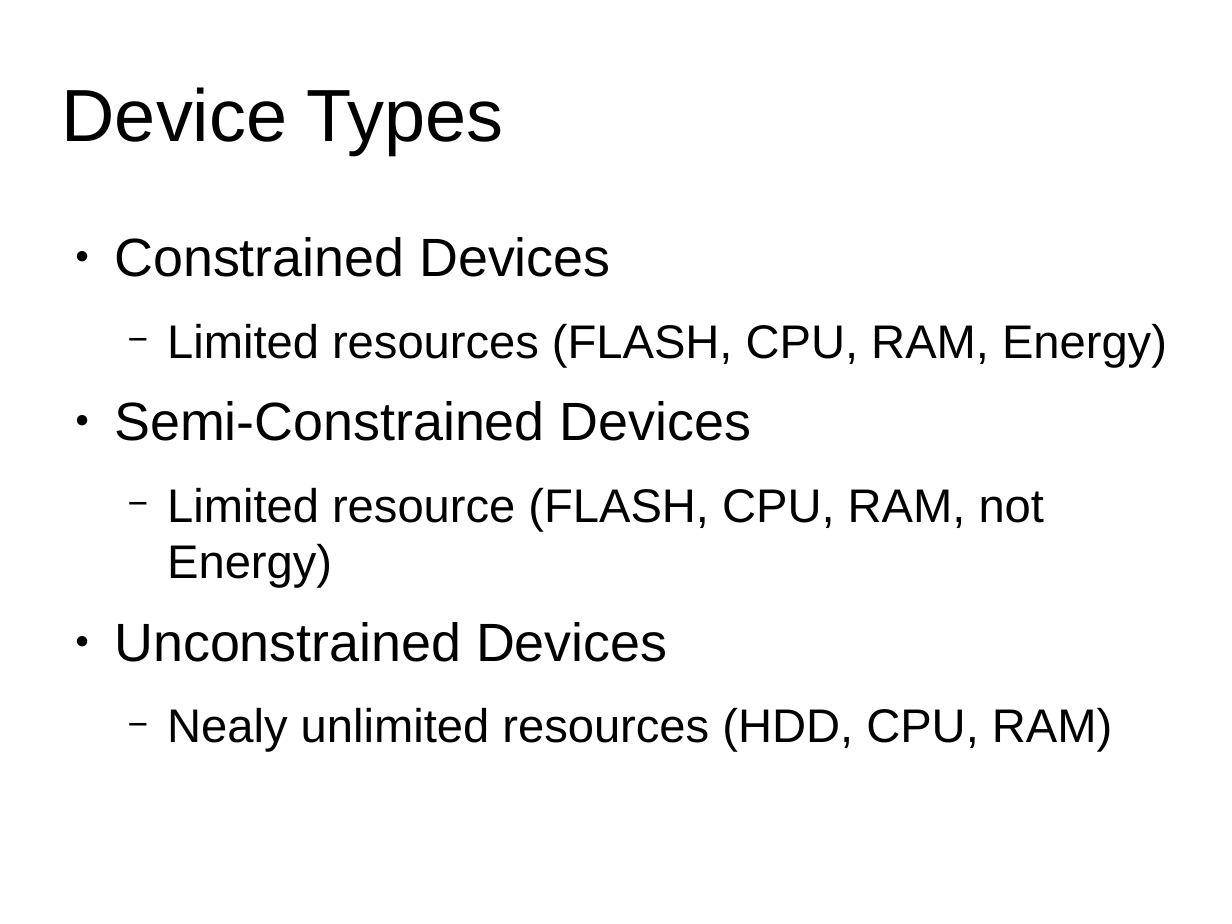
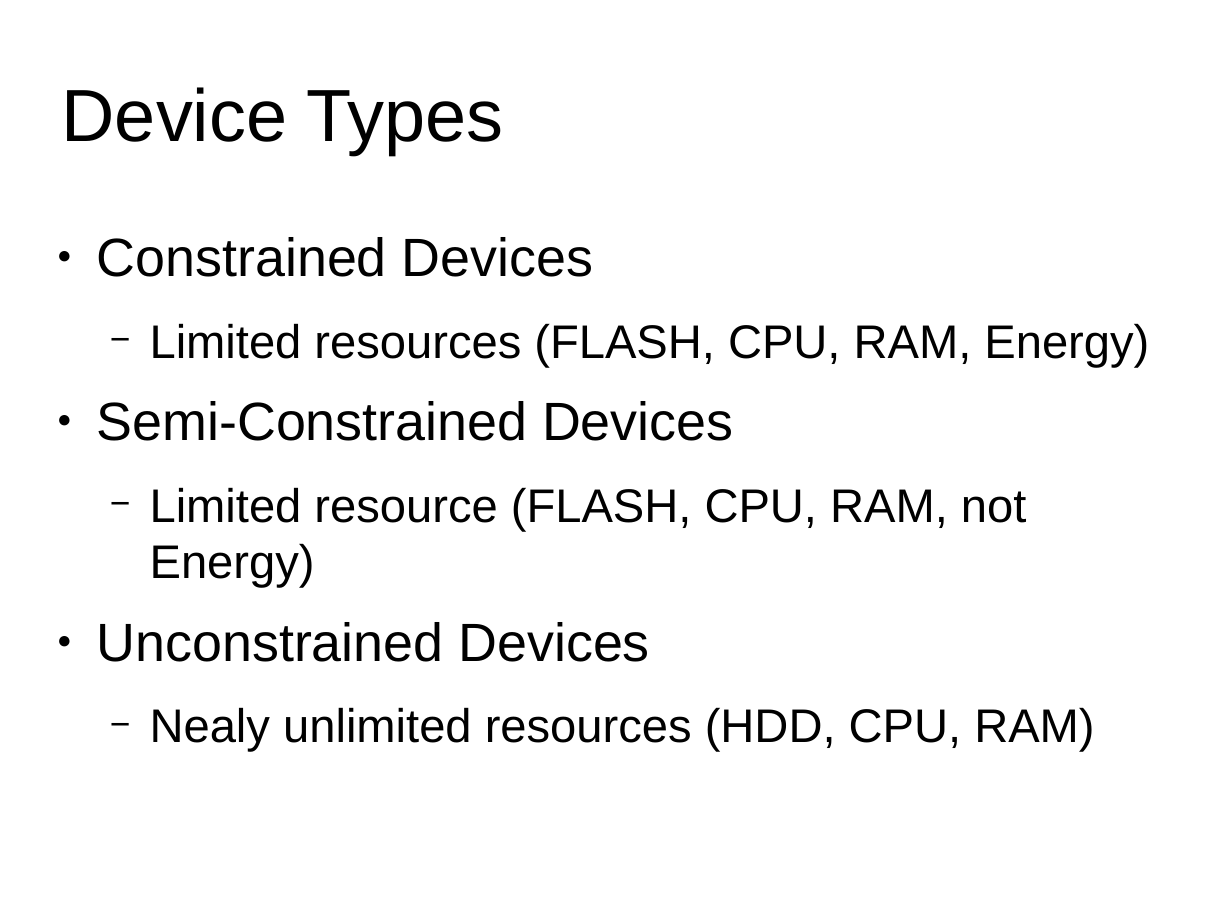
Before and after one commit to S3ler/ProjTeX-mqtt-sn-gateway, a slide deck: slide 10 of Presentation.odp. Drawn at 1232x924 pixels with LibreOffice and Linux fonts; fonts in the diff are those of the drawing; background and template pictures are left out. Boxes give left, top, right and bottom in pixels: in the first picture for what was removed or moved away, otherwise in the second. Text is boxed around its words. In the diff, an @@ line names an element or a change of style, - is before the commit and + after.

```diff
--- a/Presentation.odp
+++ b/Presentation.odp
@@ text "Constrained Devices": place and size @@
-text "Constrained Devices" at (114,237,1167,752)
+text "Constrained Devices" at (97,237,1149,752)
```
Also in this commit, not shown: 1 other slide changed, 2 other files.
